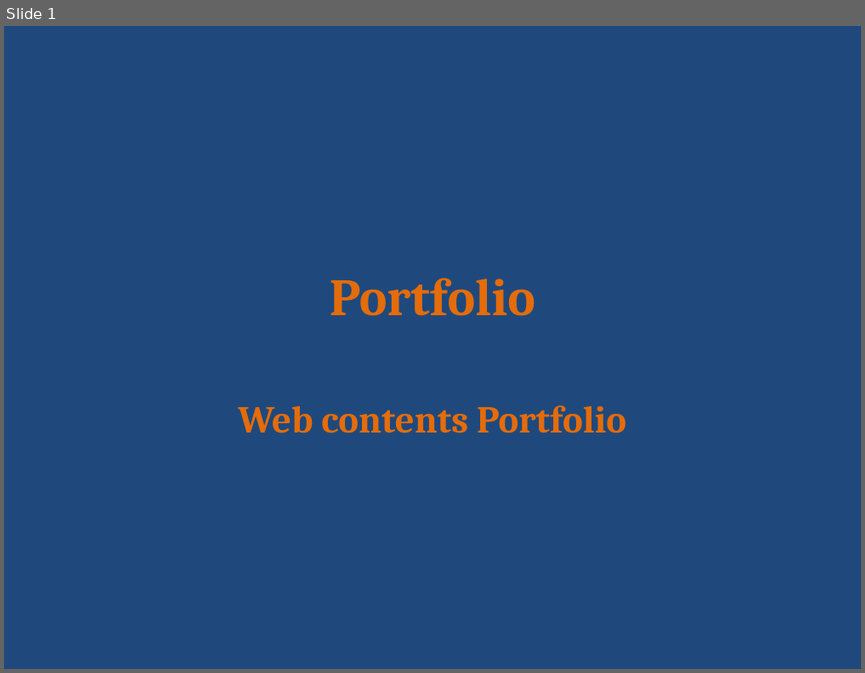
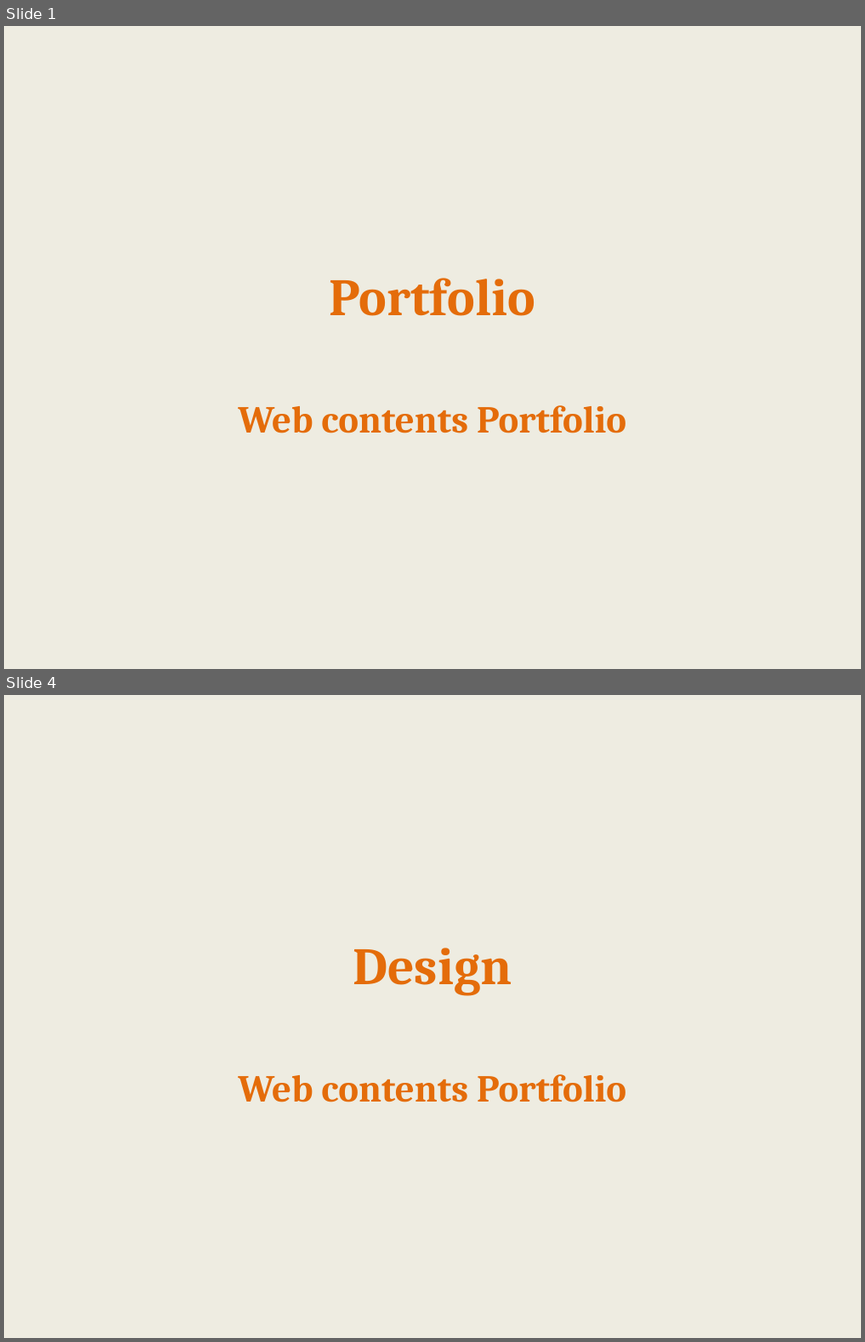
Before and after one commit to JOYEALIN/portfolio, a slide deck: Portfolio.pptx. Shown one above the other, each under a label of ours: slide 1 before the commit, slides 1 and 4 after it; the slides between them are not shown. The pictures are 865x673 and 865x1342 pixels, drawn with LibreOffice and Linux fonts; fonts in the diff are those of the drawing. Boxes give left, top, right and bottom in pixels: in the first picture for what was removed or moved away, otherwise in the second. Text is boxed around its words. In the diff, an @@ line names an element or a change of style, - is before the commit and + after.

```diff
--- a/Portfolio.pptx
+++ b/Portfolio.pptx
@@ slide 4 added at <box>4,695,861,1338</box>, background #EEECE1 @@
@@ title added at <box>352,947,511,996</box>, 44 pt, text #E46C0A, bold @@
+Design
@@ subtitle added at <box>238,1074,626,1102</box>, 32 pt, text #E46C0A, bold @@
+Web contents Portfolio
@@ slide 1 changed as well @@
@@ background #1F497D to #EEECE1 @@
```
Also in this commit, not shown: 2 other slides changed, 5 other slides added.
